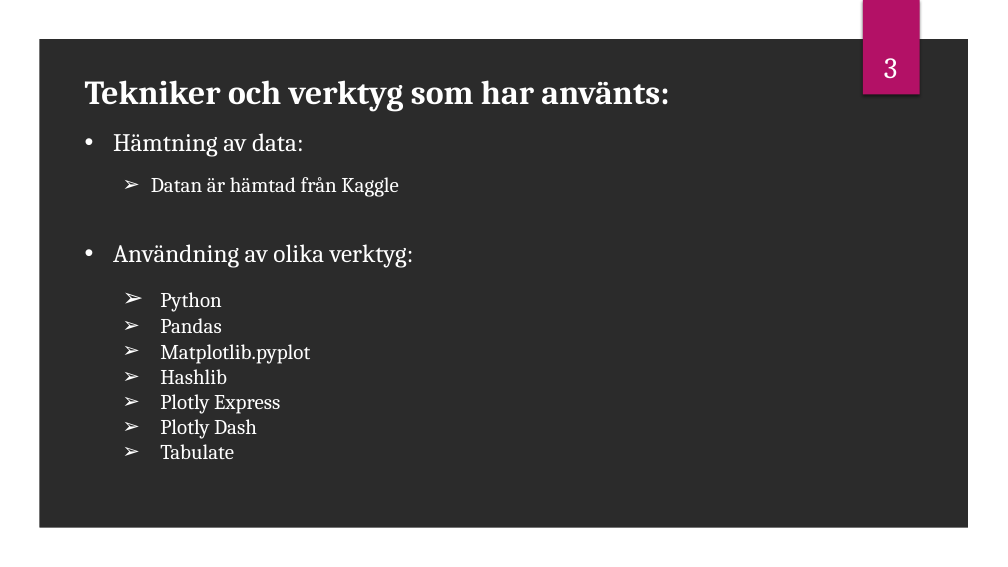
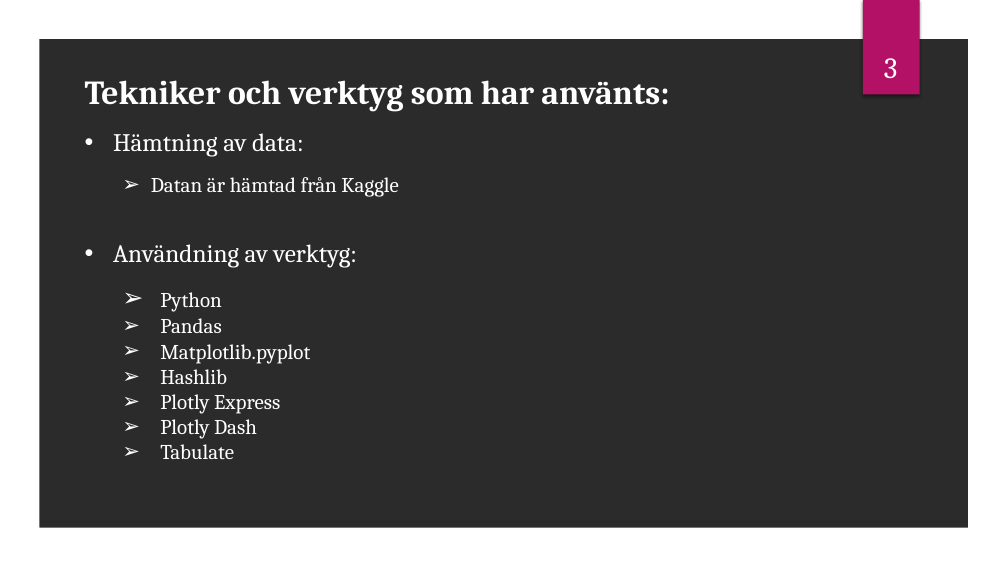
Before and after one commit to Filip5050/Seminarium_OS, a slide deck: slide 3 of Presentation_OS.pptx. Drawn at 1008x567 pixels with LibreOffice and Linux fonts; fonts in the diff are those of the drawing; background and template pictures are left out; a plain dark background stands for a picture behind light text. Boxes give left, top, right and bottom in pixels: in the first picture for what was removed or moved away, otherwise in the second. Text is boxed around its words. In the diff, an @@ line names an element or a change of style, - is before the commit and + after.

```diff
--- a/Presentation_OS.pptx
+++ b/Presentation_OS.pptx
@@ text at bbox=[113, 244, 357, 268]: text changed @@
-• Användning av olika verktyg:
+• Användning av verktyg:
```
Also in this commit, not shown: 1 other slide changed.
